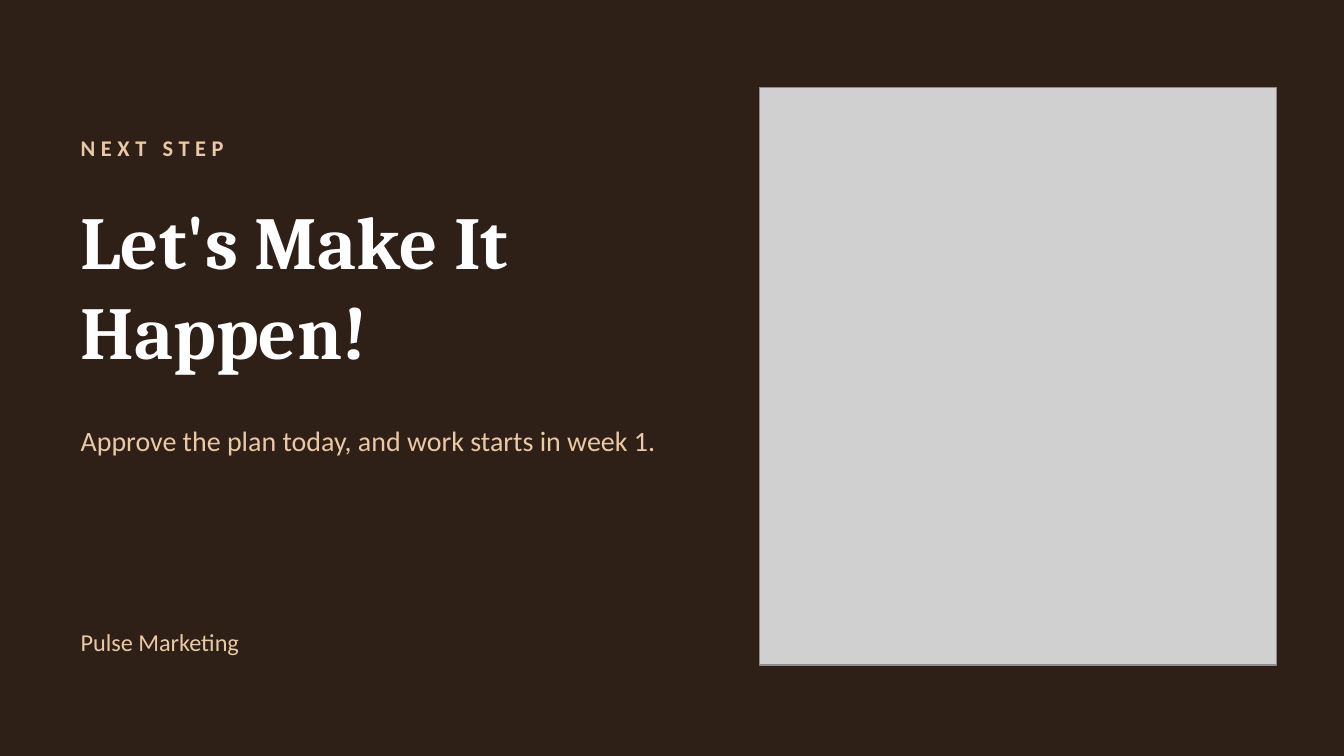
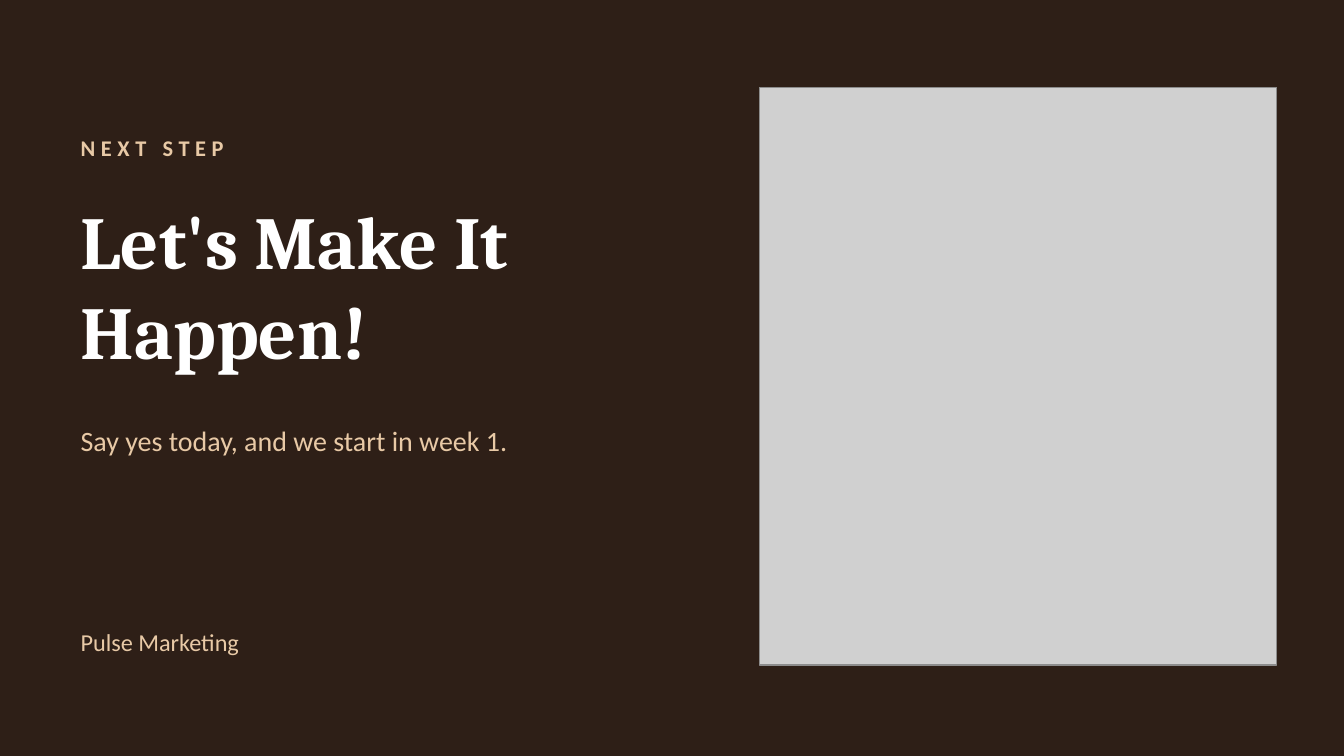
Before and after one commit to RahmaOshba/RahmaOshba, a slide deck: slide 11 of The_Daily_Cup_Action_Plan.pptx. Drawn at 1344x756 pixels with LibreOffice and Linux fonts; fonts in the diff are those of the drawing; grey boxes stand for pictures. Boxes give left, top, right and bottom in pixels: in the first picture for what was removed or moved away, otherwise in the second. Text is boxed around its words. In the diff, an @@ line names an element or a change of style, - is before the commit and + after.

```diff
--- a/The_Daily_Cup_Action_Plan.pptx
+++ b/The_Daily_Cup_Action_Plan.pptx
@@ text at (81, 431, 507, 456): text changed @@
-Approve the plan today, and work starts in week 1.
+Say yes today, and we start in week 1.
```
Also in this commit, not shown: 10 other slides changed, 1 other file.
